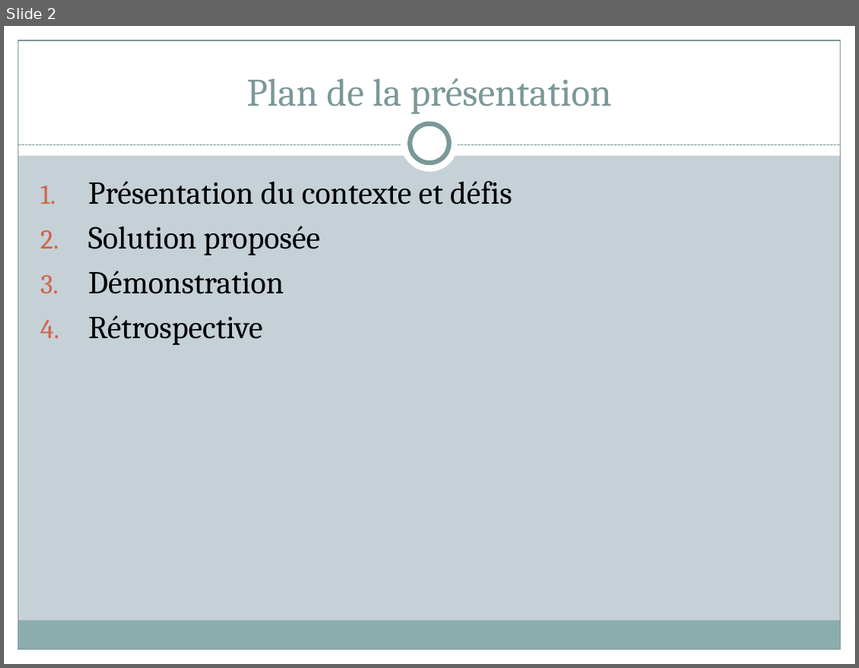
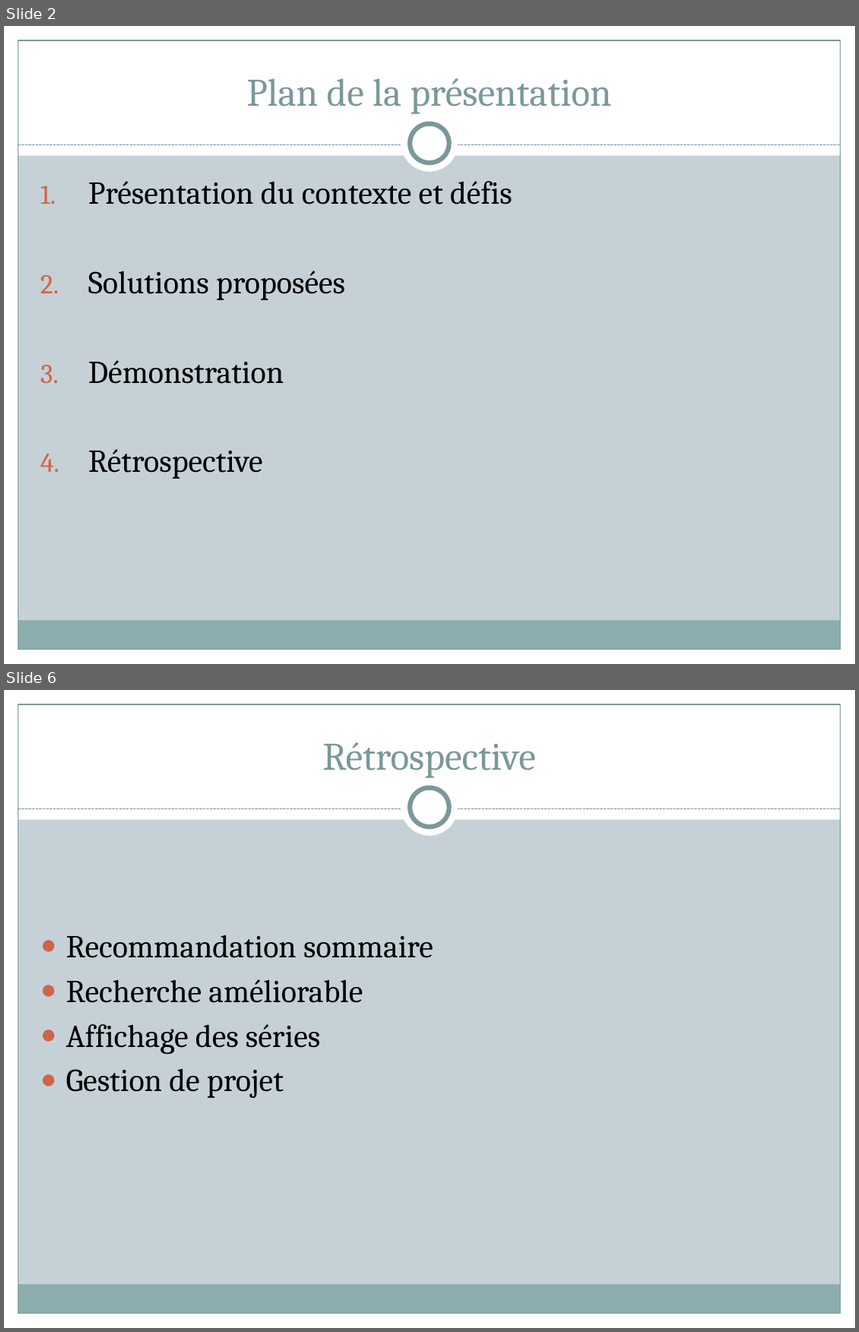
Before and after one commit to 0neiroi/SeriesRecommendation, a slide deck: Présentation-groupe-09-sc.pptx. Shown one above the other, each under a label of ours: slide 2 before the commit, slides 2 and 6 after it; the slides between them are not shown. The pictures are 859x668 and 859x1332 pixels, drawn with LibreOffice and Linux fonts; fonts in the diff are those of the drawing. Boxes give left, top, right and bottom in pixels: in the first picture for what was removed or moved away, otherwise in the second. Text is boxed around its words. In the diff, an @@ line names an element or a change of style, - is before the commit and + after.

```diff
--- a/Présentation-groupe-09-sc.pptx
+++ b/Présentation-groupe-09-sc.pptx
@@ slide 6 added at bbox=[4, 690, 855, 1328], background #C5D1D7; not listed: 9 template elements that a slide beside it also shows @@
@@ title added at bbox=[322, 742, 536, 778], 33 pt, text #7C999A @@
+Rétrospective
@@ text added at bbox=[66, 935, 433, 1098], 27 pt, text #000000 @@
+● Recommandation sommaire
+● Recherche améliorable
+● Affichage des séries
+● Gestion de projet
@@ slide 2 changed as well @@
@@ text at bbox=[88, 271, 345, 300]: text changed @@
-2. Solution proposée
+2. Solutions proposées
```
Also in this commit, not shown: 1 other slide changed, 3 other slides added.
